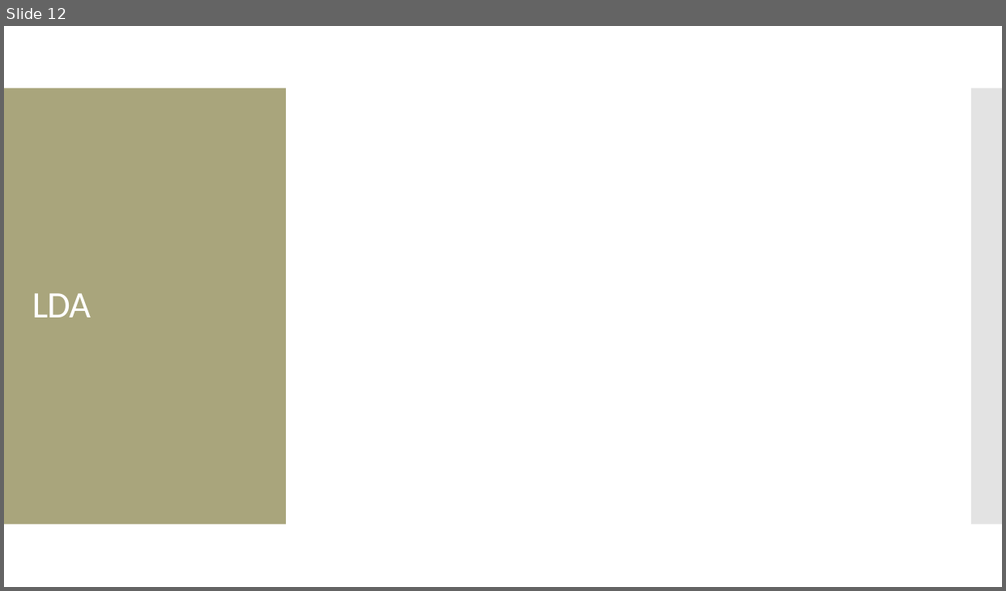
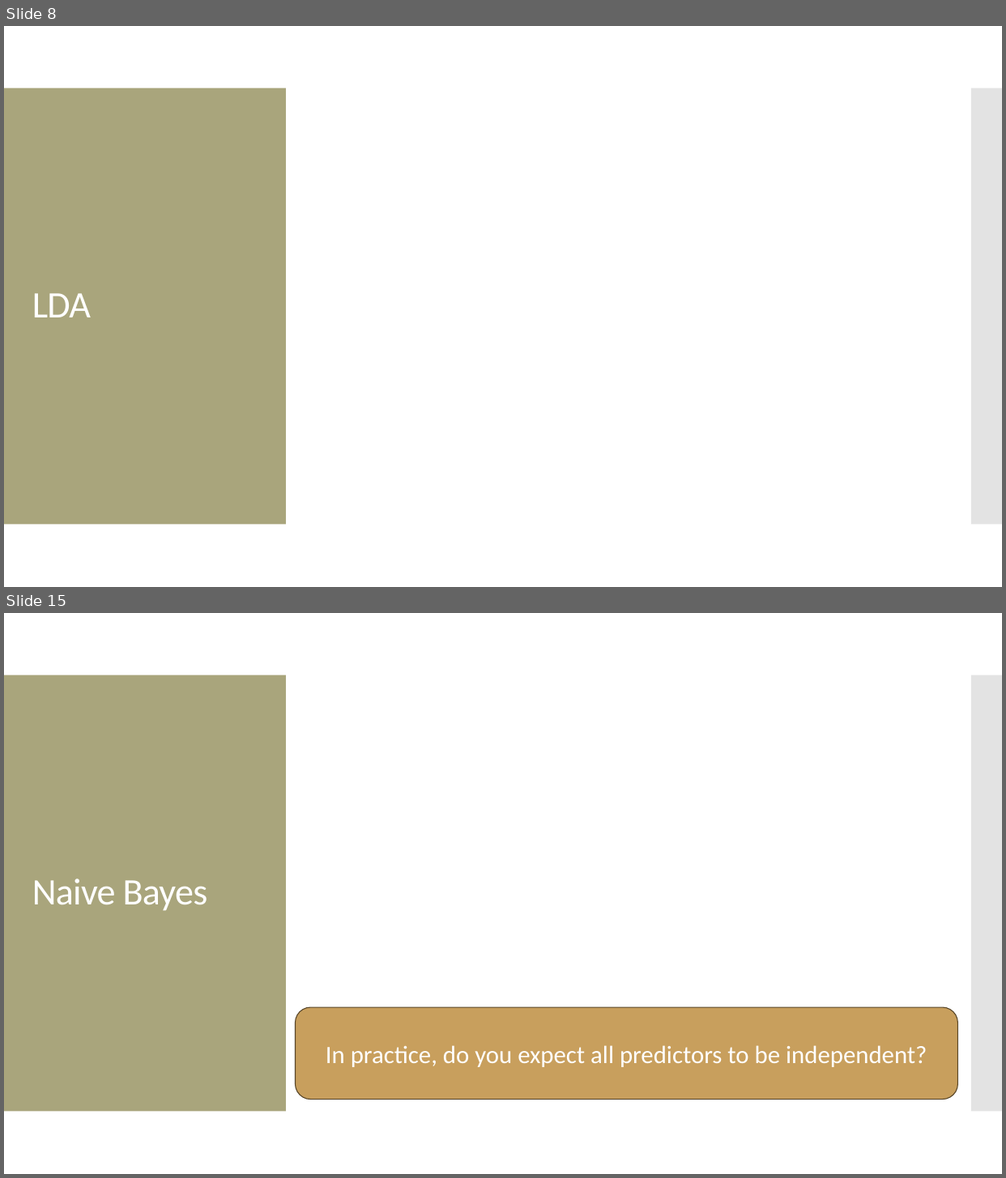
Before and after one commit to amosca01/CAIS380ML-S24, a slide deck: slides/08-QDA-naive-bayes.pptx. Shown one above the other, each under a label of ours: slide 12 before the commit, slides 8 and 15 after it; the slides between them are not shown. The pictures are 1006x591 and 1006x1178 pixels, drawn with LibreOffice and Linux fonts; fonts in the diff are those of the drawing; grey boxes stand for pictures. Boxes give left, top, right and bottom in pixels: in the first picture for what was removed or moved away, otherwise in the second. Text is boxed around its words. In the diff, an @@ line names an element or a change of style, - is before the commit and + after.

```diff
--- a/slides/08-QDA-naive-bayes.pptx
+++ b/slides/08-QDA-naive-bayes.pptx
@@ slide 15 added at (x1=4, y1=613, x2=1002, y2=1174), background #FFFFFF; not listed: 2 template elements that a slide beside it also shows @@
@@ title added at (x1=32, y1=879, x2=208, y2=911), 36 pt, text #FFFFFF @@
+Naive Bayes
@@ rounded rectangle added at (x1=296, y1=1007, x2=957, y2=1100), fill #C89F5D, outline #584629 0.85 pt, 24 pt, text #FFFFFF @@
+In practice, do you expect all predictors to be independent?
@@ what was slide 12 is now slide 8 @@
```
Also in this commit, not shown: 3 slides changed, 14 other slides added, 31 slides removed, 9 other files.
